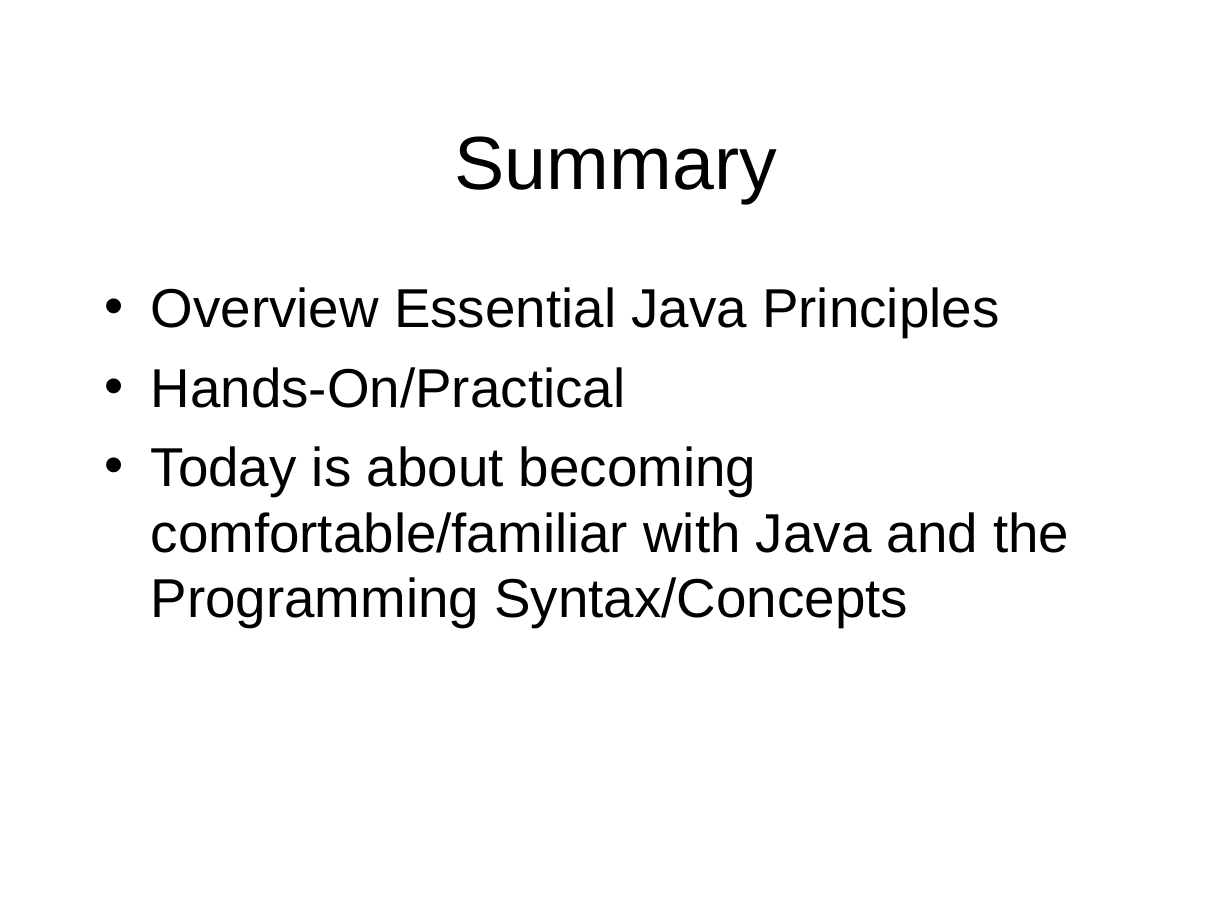
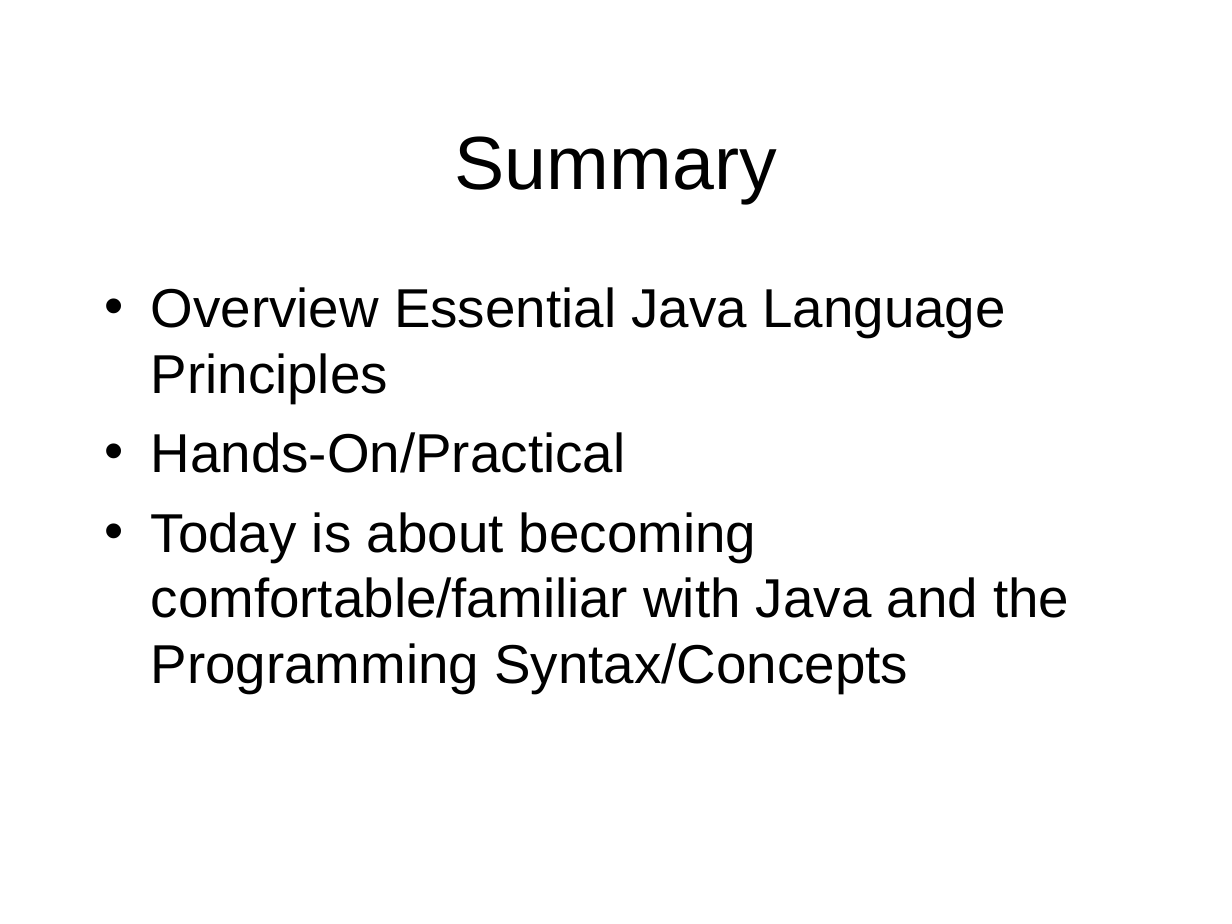
Before and after one commit to octaviordz/zjnu2017.github.io, a slide deck: slide 36 of OOP/lectures/020--Java.Basics.ppt (slide 32 before the commit). Drawn at 1232x924 pixels with LibreOffice and Linux fonts; fonts in the diff are those of the drawing. Boxes give left, top, right and bottom in pixels: in the first picture for what was removed or moved away, otherwise in the second. Text is boxed around its words. In the diff, an @@ line names an element or a change of style, - is before the commit and + after.

```diff
--- a/OOP/lectures/020--Java.Basics.ppt
+++ b/OOP/lectures/020--Java.Basics.ppt
@@ text at box(151, 287, 1006, 403): text changed @@
-• Overview Essential Java Principles
+• Overview Essential Java Language Principles
```
Also in this commit, not shown: 18 other slides changed, 4 slides added, 5 other files.
